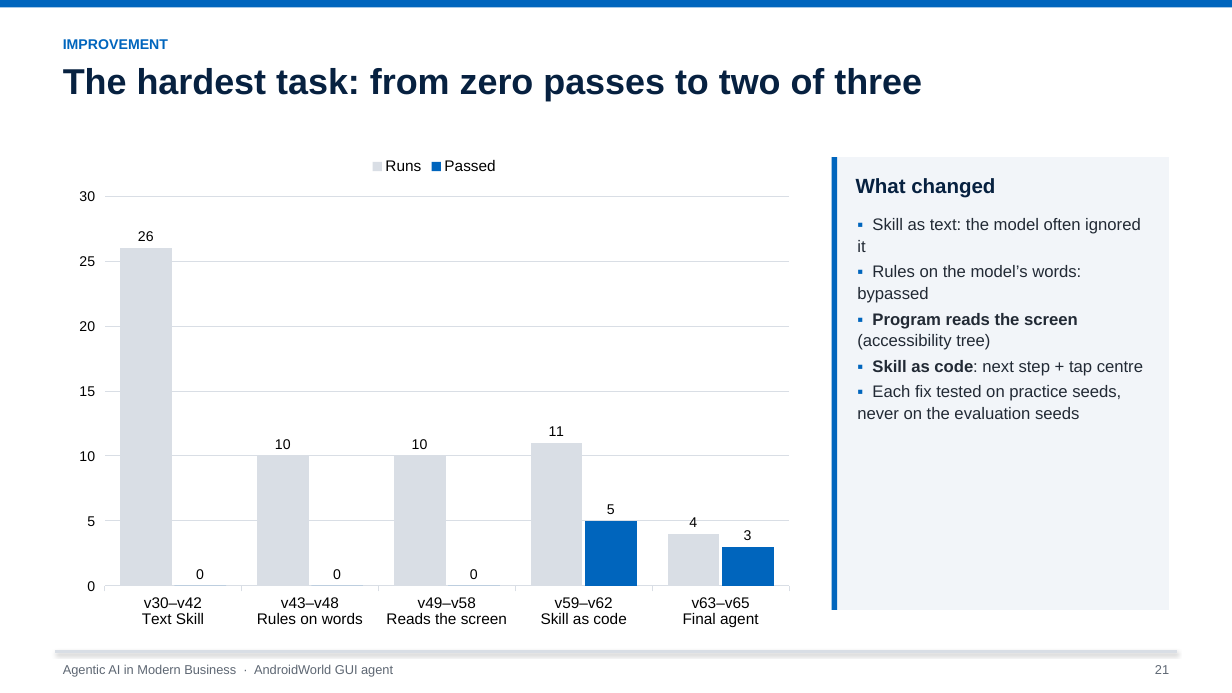
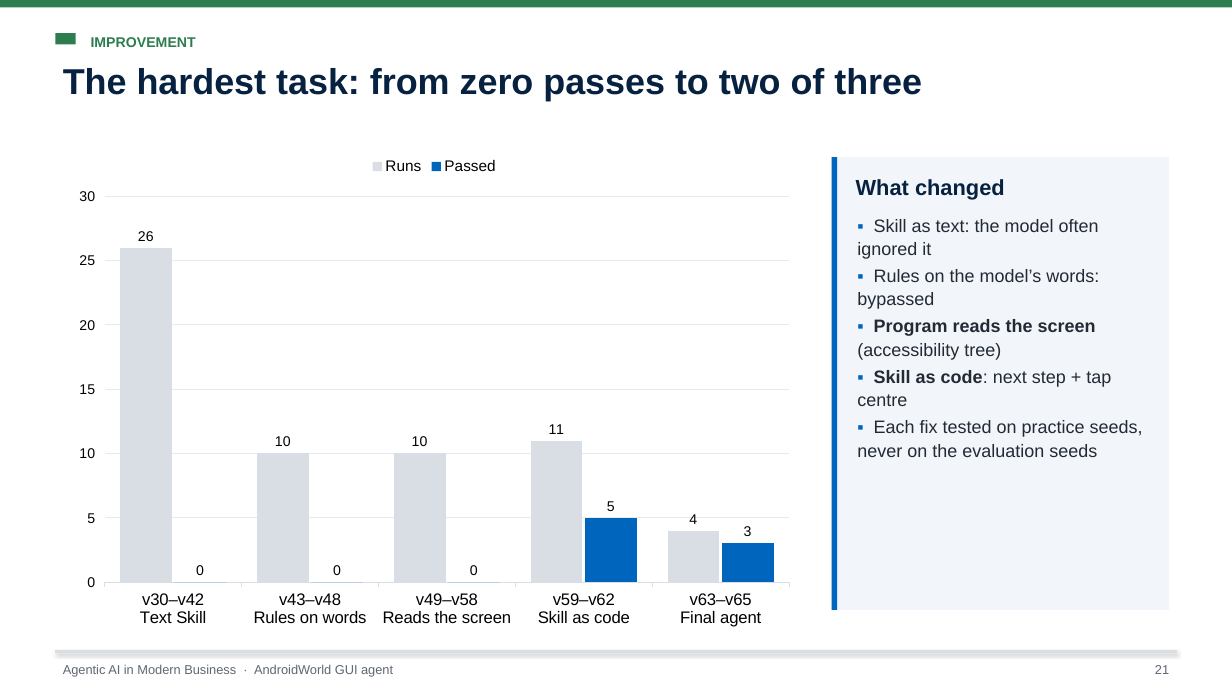
Before and after one commit to Chenschenschen/androidworld-gui-agent, a slide deck: slide 21 of presentation/AndroidWorld_GUI_Agent_Presentation.pptx. Drawn at 1232x693 pixels with LibreOffice and Linux fonts; fonts in the diff are those of the drawing. Boxes give left, top, right and bottom in pixels: in the first picture for what was removed or moved away, otherwise in the second. Text is boxed around its words. In the diff, an @@ line names an element or a change of style, - is before the commit and + after.

```diff
--- a/presentation/AndroidWorld_GUI_Agent_Presentation.pptx
+++ b/presentation/AndroidWorld_GUI_Agent_Presentation.pptx
@@ rectangle at (0,0,1232,7): fill #0065BD to #2E7D4F @@
@@ text "IMPROVEMENT": place and size @@
-text "IMPROVEMENT" at (63,39,168,49)
+text "IMPROVEMENT" at (91,37,196,47)
@@ text "IMPROVEMENT" at (91,37,196,47): text colour #0065BD to #2E7D4F @@
@@ rectangle added at (55,33,76,44), fill #2E7D4F @@
@@ column chart at (65,148,804,638) @@
@@ category axis changed @@
@@ value axis changed @@
@@ text "What changed" at (856,179,1005,200): size 16 to 17 pt @@
@@ text "▪ Skill as text: the ..." at (857,219,1143,457): size 13 to 14 pt @@
```
Also in this commit, not shown: 25 other slides changed, 2 other files.
